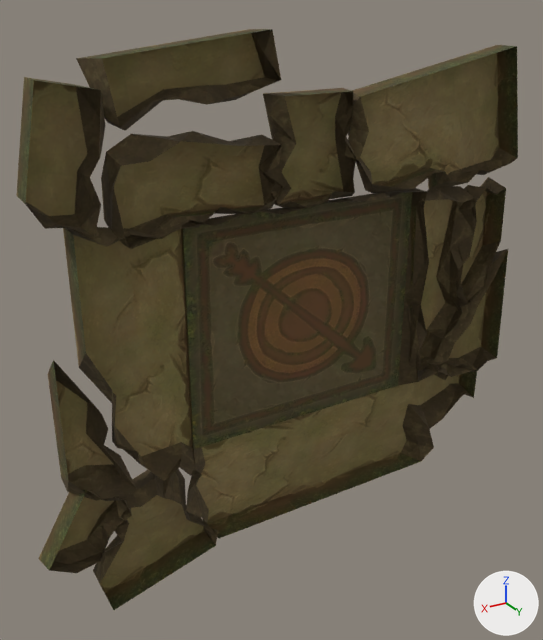
Two versions of the OBJ model sceneobjs/juqing_yewai_597/juqing_yewai_597_diban02.obj, one commit apart.
One viewpoint serves both versions: a 50 mm camera at (565.0, 841.0, 429.0) aimed at (38.0, -38.0, -10.0). The lights are fixed; the arrows at lower right show +X, +Y and +Z. Where no turn or scale is listed for an object, it has been applied to the vertices. Vertices at the same position are counted once.

Script lines for the objects in view, before the commit:
```python
me_juqing_yewai_597_diban02 = bpy.data.meshes.new('juqing_yewai_597_diban02')
me_juqing_yewai_597_diban02.from_pydata(...)  # 455 vertices, 701 faces; spans x -415.0..415.0, y -40.0..0.0, z -393.0..393.0
# faces by material slot: [527, 174]
me_juqing_yewai_597_diban02.materials.append(mat_material_2)  # picture img_juqing_yewai_597_taizi_04_png
me_juqing_yewai_597_diban02.materials.append(mat_material_1)  # picture img_juqing_yewai_597_diban02_01_png
ob_juqing_yewai_597_diban02 = bpy.data.objects.new('juqing_yewai_597_diban02', me_juqing_yewai_597_diban02)
ob_juqing_yewai_597_diban02.location = (0.0, 0.0, 0.0)
```
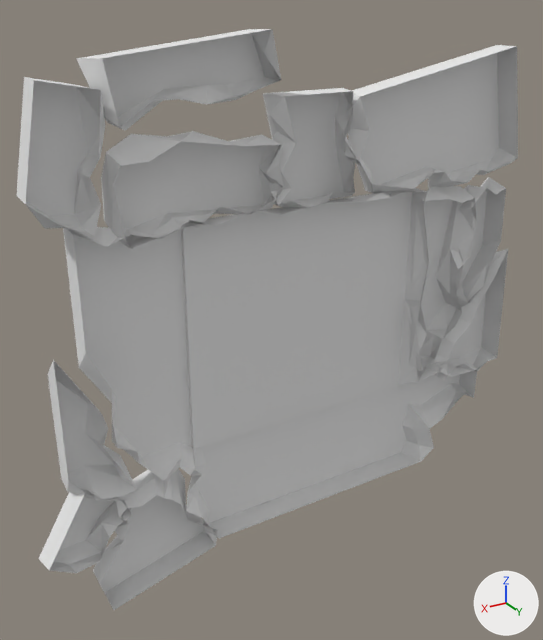
What differs and where, as boxes [x1, y1, x2, y2] in the pictures (543 x 640 px):
part 1 of me_juqing_yewai_597_diban02, recoloured (brown to grey): [25, 29, 517, 583] in both
part 2 of me_juqing_yewai_597_diban02, recoloured (brown to grey): [16, 29, 518, 610] in both

What changed in the scene script:
```text
Add mat_material_2_1:
    mat_material_2_1 = principled_material('material_2')
    mat_material_2_1.base_color = (0.8, 0.8, 0.8)  # white #e7e7e7
    mat_material_2_1.roughness = 1.0
Add mat_material_1_1:
    mat_material_1_1 = principled_material('material_1')
    mat_material_1_1.base_color = (0.8, 0.8, 0.8)  # white #e7e7e7
    mat_material_1_1.roughness = 1.0
Change me_juqing_yewai_597_diban02:
    where me_juqing_yewai_597_diban02.from_pydata(...)  # 455 vertices, 701 faces; spans x -415.0..415.0, y -40.0..0.0, z -393.0..393.0
    used by ob_juqing_yewai_597_diban02; location = (0.0, 0.0, 0.0)
    me_juqing_yewai_597_diban02 part 1: all 527 faces that had it switch from mat_material_2 (picture img_juqing_yewai_597_taizi_04_png) to mat_material_2_1 (white #e7e7e7)
    me_juqing_yewai_597_diban02 part 2: all 174 faces that had it switch from mat_material_1 (picture img_juqing_yewai_597_diban02_01_png) to mat_material_1_1 (white #e7e7e7)
```
